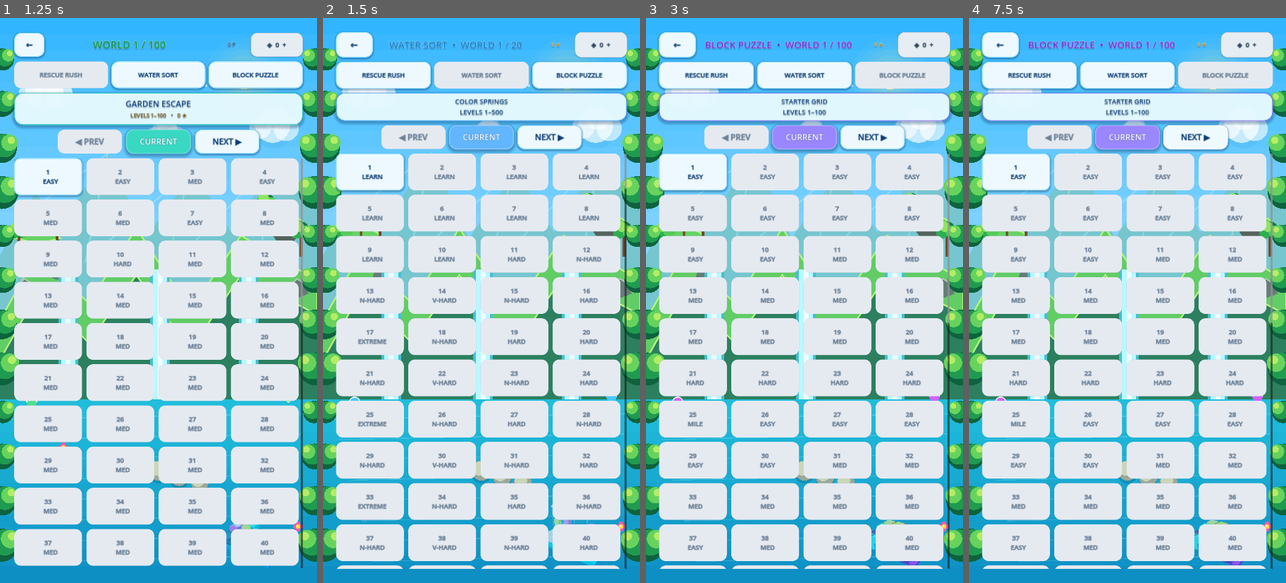
Above: before the commit, frames 1-4 (left to right).
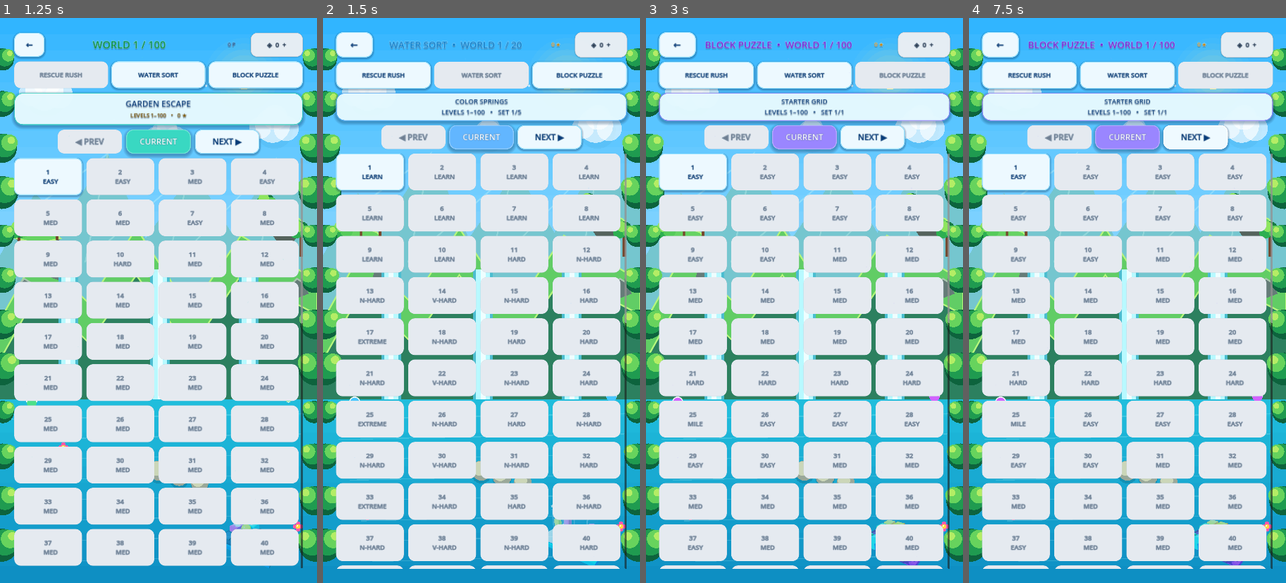
Above: after the commit, the same moments.

Repository: eghosa001/unjam
Game: Godot game, scene res://scenes/Main.tscn
Same seed, same stepped clock (60 frames per second), same inputs: the game is played once before the commit and once after it.
Inputs:
- Up to frame 1 (1.25 s): click "RESCUE RUSH" at 0.5 s
- Up to frame 2 (1.5 s): click "WATER SORT" at 1.25 s
- Up to frame 3 (3 s): click "RESCUE RUSH" at 2 s; click "BLOCK PUZZLE" at 2.75 s
- Up to frame 4 (7.5 s): click "CURRENT" at 3.5 s; click "1 EASY" at 4.25 s; click "GOT IT — PLAY" at 5 s; click "?" at 5.75 s; click "GOT IT — PLAY" at 6.5 s; click "←" at 7.25 s

Frame 1 is identical in both runs. In frame 2, 0.4% of the frame differs, in the area x 37-96%, y 16-54%; in frame 3, 0.2%; in frame 4, 0.2%.

Commit message:
Page 500-level Water Sort worlds for mobile performance

Diff:
--- a/scripts/ui/robust_main.gd
+++ b/scripts/ui/robust_main.gd
@@ -15,11 +15,29 @@
 var active_game: Control
 var selected_game_id := "rescue_rush"
 var selected_multi_world := 1
+var selected_multi_page := 1
+const MULTI_LEVEL_PAGE_SIZE := 100
 
 func _ready() -> void:
 	MultiGameManager.ensure_state()
 	super._ready()
 	_queue_surface_changed()
+
+func _multi_page_count(game_id: String, world: int) -> int:
+	var first := MultiGameManager.first_level_in_game_world(game_id, world)
+	var last := MultiGameManager.last_level_in_game_world(game_id, world)
+	return maxi(1, ceili(float(last - first + 1) / float(MULTI_LEVEL_PAGE_SIZE)))
+
+func _multi_page_for_level(game_id: String, level: int) -> int:
+	var world := MultiGameManager.world_for_game_level(game_id, level)
+	var first := MultiGameManager.first_level_in_game_world(game_id, world)
+	return clampi(int((level - first) / MULTI_LEVEL_PAGE_SIZE) + 1, 1, _multi_page_count(game_id, world))
+
+func _multi_page_bounds(game_id: String, world: int, page: int) -> Vector2i:
+	var world_first := MultiGameManager.first_level_in_game_world(game_id, world)
+	var world_last := MultiGameManager.last_level_in_game_world(game_id, world)
+	var first := world_first + (clampi(page, 1, _multi_page_count(game_id, world)) - 1) * MULTI_LEVEL_PAGE_SIZE
+	return Vector2i(first, mini(first + MULTI_LEVEL_PAGE_SIZE - 1, world_last))
 
 func _queue_surface_changed() -> void:
 	if _surface_emit_pending:
@@ -136,7 +154,9 @@
 
 func open_game_campaign(game_id: String) -> void:
 	selected_game_id = game_id
+	var highest := MultiGameManager.highest_level(game_id)
 	selected_multi_world = MultiGameManager.highest_unlocked_game_world(game_id)
+	selected_multi_page = _multi_page_for_level(game_id, highest)
 	if game_id == "rescue_rush":
 		build_level_select()
 	else:
@@ -152,6 +172,7 @@
 	current_surface = "levels"
 	_remove_active_game()
 	selected_multi_world = clampi(selected_multi_world, 1, MultiGameManager.world_count_for(selected_game_id))
+	selected_multi_page = clampi(selected_multi_page, 1, _multi_page_count(selected_game_id, selected_multi_world))
 	clear_content()
 	add_background()
 	var margin := MarginContainer.new()
@@ -185,7 +206,9 @@
 	header.add_child(stars)
 	var hero := add_glass_card(root, Vector2(0, 96))
 	var hero_label := Label.new()
-	hero_label.text = "%s\nLEVELS %d–%d" % [MultiGameManager.world_name(selected_game_id, selected_multi_world).to_upper(), MultiGameManager.first_level_in_game_world(selected_game_id, selected_multi_world), MultiGameManager.last_level_in_game_world(selected_game_id, selected_multi_world)]
+	var page_bounds := _multi_page_bounds(selected_game_id, selected_multi_world, selected_multi_page)
+	var page_count := _multi_page_count(selected_game_id, selected_multi_world)
+	hero_label.text = "%s\nLEVELS %d–%d   •   SET %d/%d" % [MultiGameManager.world_name(selected_game_id, selected_multi_world).to_upper(), page_bounds.x, page_bounds.y, selected_multi_page, page_count]
 	hero_label.horizontal_alignment = HORIZONTAL_ALIGNMENT_CENTER
 	hero_label.vertical_alignment = VERTICAL_ALIGNMENT_CENTER
 	hero_label.add_theme_font_size_override("font_size", 21)
@@ -195,15 +218,15 @@
 	nav.add_theme_constant_override("separation", 12)
 	root.add_child(nav)
 	var prev := make_button("◀ PREV", Vector2(220, 60))
-	prev.disabled = selected_multi_world <= 1
-	prev.pressed.connect(_change_multi_world.bind(-1))
+	prev.disabled = selected_multi_world <= 1 and selected_multi_page <= 1
+	prev.pressed.connect(_change_multi_page.bind(-1))
 	nav.add_child(prev)
 	var current := make_button("CURRENT", Vector2(220, 60), true)
 	current.pressed.connect(_jump_multi_current)
 	nav.add_child(current)
 	var next := make_button("NEXT ▶", Vector2(220, 60))
-	next.disabled = selected_multi_world >= MultiGameManager.world_count_for(selected_game_id)
-	next.pressed.connect(_change_multi_world.bind(1))
+	next.disabled = selected_multi_world >= MultiGameManager.world_count_for(selected_game_id) and selected_multi_page >= _multi_page_count(selected_game_id, selected_multi_world)
+	next.pressed.connect(_change_multi_page.bind(1))
 	nav.add_child(next)
 	var scroll := ScrollContainer.new()
 	scroll.size_flags_vertical = Control.SIZE_EXPAND_FILL
@@ -213,7 +236,8 @@
 	grid.add_theme_constant_override("h_separation", 11)
 	grid.add_theme_constant_override("v_separation", 11)
 	scroll.add_child(grid)
-	for level_number in range(MultiGameManager.first_level_in_game_world(selected_game_id, selected_multi_world), MultiGameManager.last_level_in_game_world(selected_game_id, selected_multi_world) + 1):
+	var visible_bounds := _multi_page_bounds(selected_game_id, selected_multi_world, selected_multi_page)
+	for level_number in range(visible_bounds.x, visible_bounds.y + 1):
 		var unlocked := MultiGameManager.is_level_unlocked(selected_game_id, level_number)
 		var level_stars := MultiGameManager.get_stars(selected_game_id, level_number)
 		var difficulty := MultiGameManager.difficulty_for_game(selected_game_id, level_number)
@@ -224,12 +248,32 @@
 		button.pressed.connect(start_multi_level.bind(selected_game_id, level_number, false))
 		grid.add_child(button)
 
+func _change_multi_page(delta: int) -> void:
+	if delta < 0:
+		if selected_multi_page > 1:
+			selected_multi_page -= 1
+		elif selected_multi_world > 1:
+			selected_multi_world -= 1
+			selected_multi_page = _multi_page_count(selected_game_id, selected_multi_world)
+	elif delta > 0:
+		var pages := _multi_page_count(selected_game_id, selected_multi_world)
+		if selected_multi_page < pages:
+			selected_multi_page += 1
+		elif selected_multi_world < MultiGameManager.world_count_for(selected_game_id):
+			selected_multi_world += 1
+			selected_multi_page = 1
+	build_multi_level_select()
+
 func _change_multi_world(delta: int) -> void:
+	# Compatibility entry point for older callers: move to the adjacent world.
 	selected_multi_world = clampi(selected_multi_world + delta, 1, MultiGameManager.world_count_for(selected_game_id))
+	selected_multi_page = 1
 	build_multi_level_select()
 
 func _jump_multi_current() -> void:
+	var highest := MultiGameManager.highest_level(selected_game_id)
 	selected_multi_world = MultiGameManager.highest_unlocked_game_world(selected_game_id)
+	selected_multi_page = _multi_page_for_level(selected_game_id, highest)
 	build_multi_level_select()
 
 func build_collection() -> void:
@@ -327,6 +371,7 @@
 	else:
 		selected_game_id = game_id
 		selected_multi_world = MultiGameManager.world_for_game_level(game_id, MultiGameManager.highest_level(game_id))
+		selected_multi_page = _multi_page_for_level(game_id, MultiGameManager.highest_level(game_id))
 		build_multi_level_select()
 
 func _on_rescue_finished(completed_level: int) -> void:
@@ -355,6 +400,7 @@
 	active_game = null
 	selected_game_id = game_id
 	selected_multi_world = MultiGameManager.world_for_game_level(game_id, MultiGameManager.highest_level(game_id))
+	selected_multi_page = _multi_page_for_level(game_id, MultiGameManager.highest_level(game_id))
 	build_multi_level_select()
 
 func _checkpoint_for(game_id: String) -> Dictionary:
